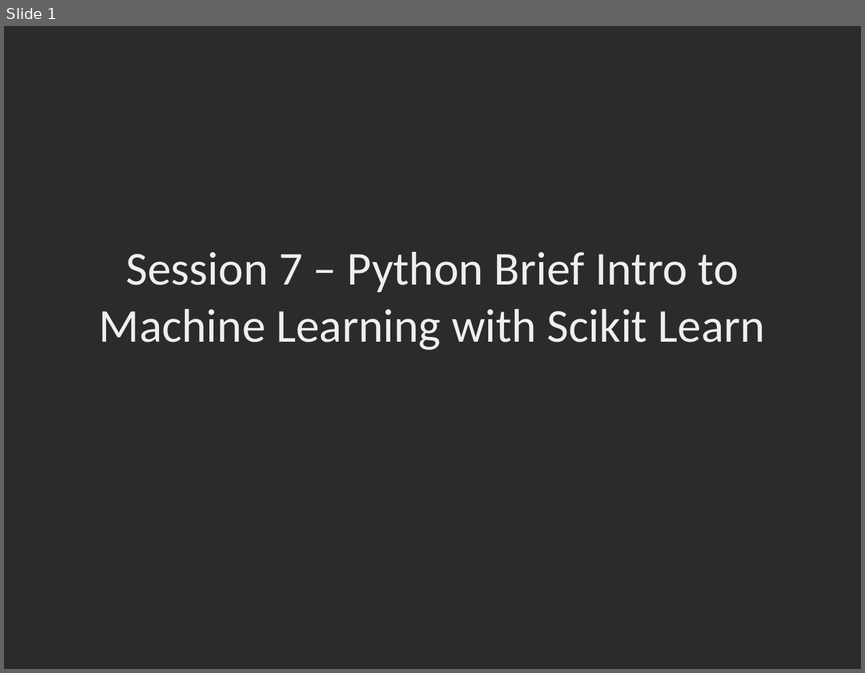
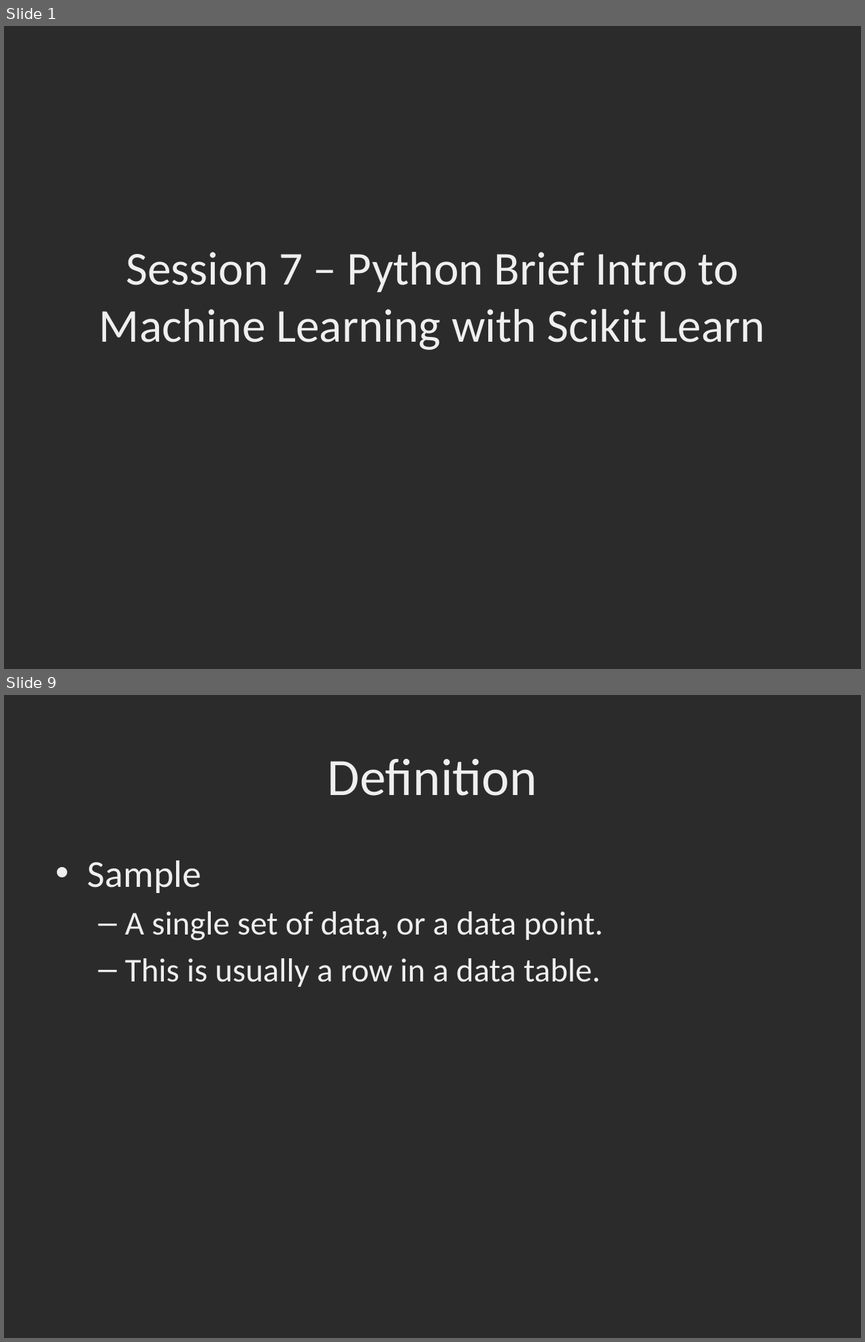
Before and after one commit to dbowmans46/PracticalProgramming, a slide deck: Session 7 - Python/Instructional Material/Session 7 - Python Brief Intro to Machine Learning with Scikit Learn.pptx. Shown one above the other, each under a label of ours: slide 1 before the commit, slides 1 and 9 after it; the slides between them are not shown. The pictures are 865x673 and 865x1342 pixels, drawn with LibreOffice and Linux fonts; fonts in the diff are those of the drawing; background and template pictures are left out; a plain dark background stands for a picture behind light text. Boxes give left, top, right and bottom in pixels: in the first picture for what was removed or moved away, otherwise in the second. Text is boxed around its words. In the diff, an @@ line names an element or a change of style, - is before the commit and + after.

```diff
--- a/Session 7 - Python/Instructional Material/Session 7 - Python Brief Intro to Machine Learning with Scikit Learn.pptx
+++ b/Session 7 - Python/Instructional Material/Session 7 - Python Brief Intro to Machine Learning with Scikit Learn.pptx
@@ slide 9 added at (x1=4, y1=695, x2=861, y2=1338), background picture (left out) @@
@@ title added at (x1=328, y1=759, x2=537, y2=796), 44 pt, text #EFEFEF @@
+Definition
@@ text added at (x1=88, y1=860, x2=603, y2=987), 28 pt, text #EFEFEF @@
+• Sample
+  – A single set of data, or a data point.
+  – This is usually a row in a data table.
```
Also in this commit, not shown: 1 slide changed, 29 other slides added, 1 other file.
